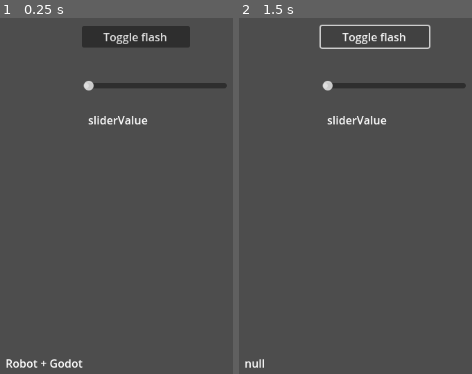
Above: before the commit, frames 1-2 (left to right).
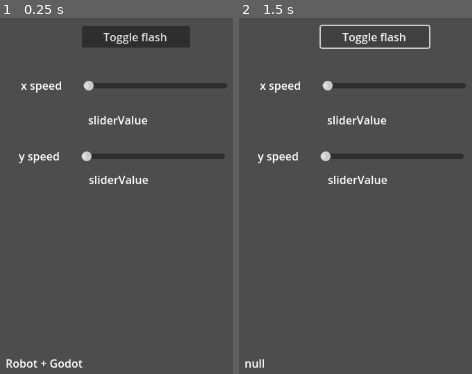
Above: after the commit, the same moments.

Repository: fenath/tcc-luis
Game: Godot game, scene res://imagem_web.tscn
Two runs of this game, one before a commit and one after it. Both use one fixed random seed, a clock stepped at 60 frames per second and the inputs below. This scene is started directly instead of the project's main scene.
Inputs:
- Up to frame 1 (0.25 s): no input
- Up to frame 2 (1.5 s): click "Toggle flash" at 0.5 s; click "Toggle flash" at 1.25 s

The runs differ from the first frame. In frame 1, 1.7% of the frame differs, in the area x 8-97%, y 17-47%; in frame 2, 1.7%.

Commit message:
adiciona pwm e mvx mvy

Diff:
--- a/Godot/camera_stream_texture.gd
+++ b/Godot/camera_stream_texture.gd
@@ -14,7 +14,7 @@
 
 func request_camera_frame():
 	# URL do stream da câmera ESP32
-	var url = "http://192.168.1.20/capture"
+	var url = "http://192.168.1.32/capture"
 	http_request.request(url)
 
 func _on_image_request_completed(result, response_code, headers, body):
--- a/Godot/imagem_web.gd
+++ b/Godot/imagem_web.gd
@@ -72,3 +72,13 @@
 	$sliderValue.text = str(floor_value)
 	websocket.send_text('mvx+'+str(floor_value))
 	pass # Replace with function body.
+
+
+func _on_h_slider_2_value_changed(value: float) -> void:
+	var floor_value = floor(value)
+	if floor_value > 99:
+		floor_value = 99
+	if floor_value < 0:
+		floor_value = 0
+	$sliderValue2.text = str(floor_value)
+	websocket.send_text('mvy+'+str(floor_value))
--- a/Godot/imagem_web.tscn
+++ b/Godot/imagem_web.tscn
@@ -42,6 +42,13 @@
 offset_bottom = 238.0
 text = "sliderValue"
 
+[node name="x speed" type="Label" parent="."]
+offset_left = 43.0
+offset_top = 165.0
+offset_right = 129.0
+offset_bottom = 188.0
+text = "x speed"
+
 [node name="HSlider" type="HSlider" parent="."]
 offset_left = 133.0
 offset_top = 169.0
@@ -49,5 +56,27 @@
 offset_bottom = 185.0
 max_value = 99.0
 
+[node name="sliderValue2" type="Label" parent="."]
+offset_left = 141.0
+offset_top = 301.0
+offset_right = 227.0
+offset_bottom = 324.0
+text = "sliderValue"
+
+[node name="x speed2" type="Label" parent="."]
+offset_left = 40.0
+offset_top = 267.0
+offset_right = 126.0
+offset_bottom = 290.0
+text = "y speed"
+
+[node name="HSlider2" type="HSlider" parent="."]
+offset_left = 130.0
+offset_top = 271.0
+offset_right = 337.0
+offset_bottom = 287.0
+max_value = 99.0
+
 [connection signal="pressed" from="Button" to="." method="_on_button_pressed"]
 [connection signal="value_changed" from="HSlider" to="." method="_on_h_slider_value_changed"]
+[connection signal="value_changed" from="HSlider2" to="." method="_on_h_slider_2_value_changed"]
Not shown, changed: CameraWebServer_Socket/CameraWebServer_Socket.ino
Not shown, changed: README.md
